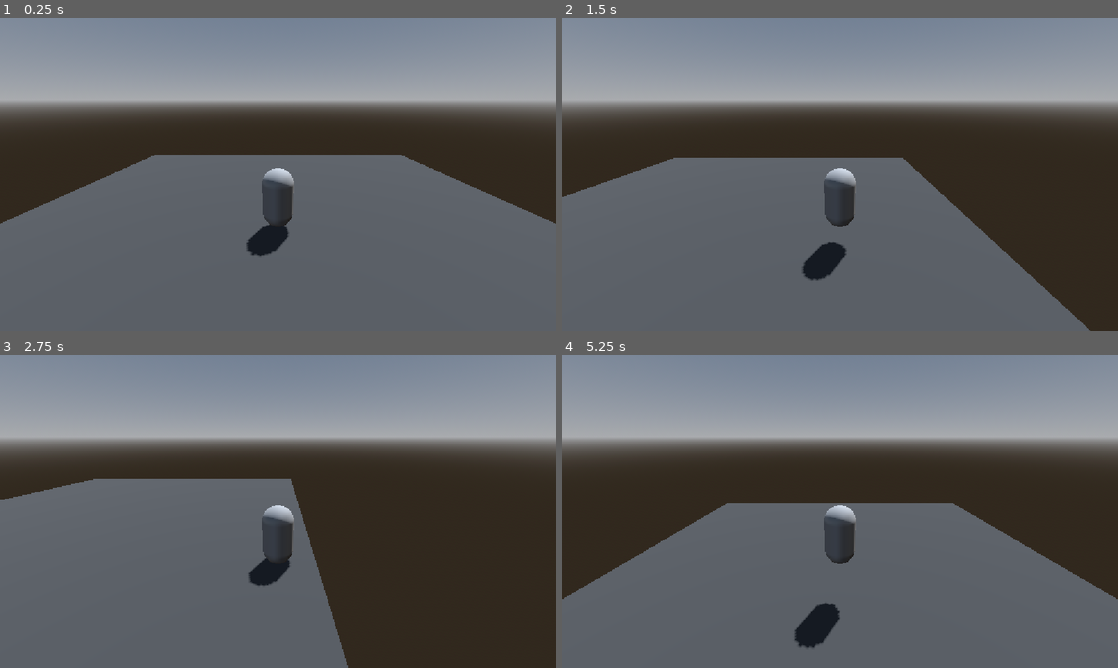
Above: before the commit, frames 1-4 (two rows, left to right).
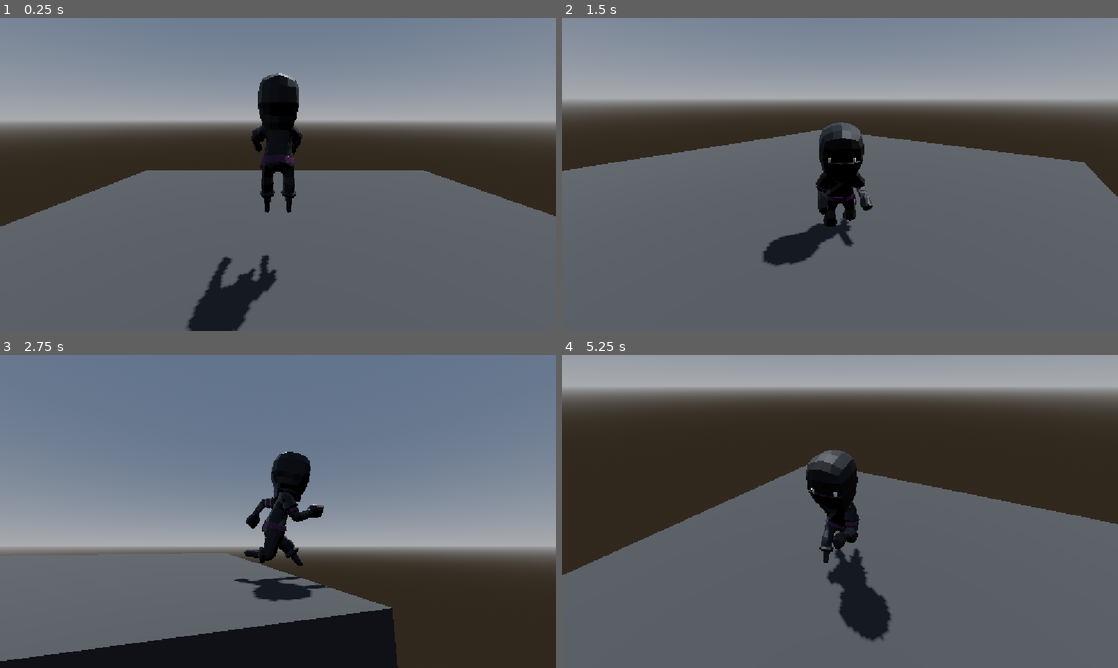
Above: after the commit, the same moments.

Repository: brunothinker/game
Game: Godot game, scene res://scenes/main.tscn
Same seed, same stepped clock (60 frames per second), same inputs: the game is played once before the commit and once after it.
Inputs (mouse positions are in pixels of both pictures, inside the frame that each line leads up to):
- Up to frame 1 (0.25 s): no input
- Up to frame 2 (1.5 s): tap Enter (ui_accept) at 0.5, 0.77 s; move the mouse to (962, 158) at 0.52 s; hold Right (ui_right) 0.53-1.28 s; move the mouse to (728, 190) at 1.27 s; hold Down (ui_down) from 1.28 s (still down)
- Up to frame 3 (2.75 s): tap Enter (ui_accept) at 1.52 s; move the mouse to (333, 442) at 2.02 s; release Down (ui_down) at 2.03 s; hold Right (ui_right) from 2.03 s (still down)
- Up to frame 4 (5.25 s): move the mouse to (812, 574) at 2.77 s; release Right (ui_right) at 2.78 s; hold Up (ui_up) 2.78-3.53 s; tap Enter (ui_accept) at 3.02, 3.77, 4.52 s; move the mouse to (1006, 558) at 3.52 s; hold Left (ui_left) 3.53-5.03 s; tap Escape (ui_cancel) at 4.15 s; move the mouse to (673, 464) at 4.27 s; move the mouse to (867, 511) at 5.02 s; hold Down (ui_down) from 5.03 s (still down)

The runs differ from the first frame. In frame 1, 18% of the frame differs, in the area x 0-100%, y 17-100%; in frame 2, 19%; in frame 3, 69%, in the area x 0-100%, y 0-100%; in frame 4, 43%.

Commit message:
feat: add animated character model, third-person camera, and gravity tuning
- Import Quaternius glTF character assets and replace capsule mesh with Ninja_Male
- Configure AnimationPlayer transitions for Idle, Run, and Jump with smooth model rotation
- Add SpringArm3D CameraPivot with horizon-locked mouse orbit and camera-relative movement
- Add GRAVITY_MULTIPLIER and adjust CollisionShape3D alignment

Diff:
--- a/scenes/main.tscn
+++ b/scenes/main.tscn
@@ -1,6 +1,7 @@
 [gd_scene format=3 uid="uid://bgxc2a5a1wasx"]
 
 [ext_resource type="Script" uid="uid://beta1agqrslpv" path="res://scripts/player.gd" id="1_o5qli"]
+[ext_resource type="PackedScene" uid="uid://c5gpwmnfj72us" path="res://assets/Ninja_Male.gltf" id="2_0wfyh"]
 
 [sub_resource type="ProceduralSkyMaterial" id="ProceduralSkyMaterial_0wfyh"]
 sky_horizon_color = Color(0.66224277, 0.6717428, 0.6867428, 1)
@@ -25,9 +26,9 @@
 [sub_resource type="BoxShape3D" id="BoxShape3D_kdyxl"]
 size = Vector3(20, 1, 20)
 
-[sub_resource type="CapsuleShape3D" id="CapsuleShape3D_kdyxl"]
-
-[sub_resource type="CapsuleMesh" id="CapsuleMesh_kdyxl"]
+[sub_resource type="CapsuleShape3D" id="CapsuleShape3D_iqtt8"]
+radius = 0.4
+height = 3.2287598
 
 [node name="Main" type="Node3D" unique_id=1134687893]
 
@@ -41,6 +42,7 @@
 [node name="Floor" type="StaticBody3D" parent="." unique_id=1773235033]
 
 [node name="MeshInstance3D" type="MeshInstance3D" parent="Floor" unique_id=1148668047]
+transform = Transform3D(1, 0, 0, 0, 1, 0, 0, 0, 1, 0.5144212, 0.0473994, 0.51002836)
 mesh = SubResource("BoxMesh_kdyxl")
 surface_material_override/0 = SubResource("StandardMaterial3D_iqtt8")
 
@@ -51,11 +53,53 @@
 transform = Transform3D(1, 0, 0, 0, 1, 0, 0, 0, 1, 0, 2, 0)
 script = ExtResource("1_o5qli")
 
-[node name="CollisionShape3D" type="CollisionShape3D" parent="Player" unique_id=2018469131]
-shape = SubResource("CapsuleShape3D_kdyxl")
+[node name="CameraPivot" type="SpringArm3D" parent="Player" unique_id=1522844879]
+transform = Transform3D(1, 0, 0, 0, 0.9659258, 0.25881904, 0, -0.25881904, 0.9659258, 0, 1.5, 0)
+spring_length = 5.0
 
-[node name="MeshInstance3D" type="MeshInstance3D" parent="Player" unique_id=1332658653]
-mesh = SubResource("CapsuleMesh_kdyxl")
+[node name="Camera3D" type="Camera3D" parent="Player/CameraPivot" unique_id=2127155435]
 
-[node name="Camera3D" type="Camera3D" parent="Player" unique_id=2127155435]
-transform = Transform3D(1, 0, 0, 0, 0.9396926, 0.34202012, 0, -0.34202012, 0.9396926, 0, 3, 6)
+[node name="CollisionShape3D" type="CollisionShape3D" parent="Player" unique_id=1293227299]
+transform = Transform3D(1, 0, 0, 0, 1, 0, 0, 0, 1, 0, 1.4940186, 0)
+shape = SubResource("CapsuleShape3D_iqtt8")
+
+[node name="Ninja_Male" parent="Player" unique_id=517481881 instance=ExtResource("2_0wfyh")]
+transform = Transform3D(-1, 0, -8.742278e-08, 0, 1, 0, 8.742278e-08, 0, -1, 0, 0, 0)
+
+[node name="Skeleton3D" parent="Player/Ninja_Male/CharacterArmature" parent_id_path=PackedInt32Array(517481881, 1836523178) index="0" unique_id=1981957053]
+bones/1/position = Vector3(0.2654247, 0.024662875, -0.04505539)
+bones/1/rotation = Quaternion(5.197531e-06, 0.70295197, 0.71123743, 5.3323706e-06)
+bones/2/position = Vector3(-0.0029855117, 0.9695294, 0.09237294)
+bones/2/rotation = Quaternion(-0.000517528, 0.0036429984, 2.4427643e-05, 0.9999932)
+bones/3/position = Vector3(-0.0014799346, -0.06677485, -0.046242252)
+bones/3/rotation = Quaternion(-0.050768822, -2.6742362e-07, -2.2758748e-08, 0.99871045)
+bones/4/rotation = Quaternion(0.07463377, 4.366621e-07, 4.6165518e-08, 0.99721104)
+bones/5/rotation = Quaternion(0.08271854, -8.3270425e-07, 1.7229468e-08, 0.996573)
+bones/6/rotation = Quaternion(-0.031992286, 2.4094792e-05, 0.00013921199, 0.9994882)
+bones/7/rotation = Quaternion(-0.11539915, 0.00014948843, 5.673123e-06, 0.9933193)
+bones/8/position = Vector3(0.1261028, 0.1413391, 0.013457697)
+bones/9/rotation = Quaternion(0.50272125, 0.40109104, 0.60615665, -0.46794403)
+bones/10/rotation = Quaternion(-0.19371852, -0.074228995, -0.29744986, 0.9319265)
+bones/11/rotation = Quaternion(0.009362075, 0.17389041, -0.013174594, 0.98463243)
+bones/12/position = Vector3(-0.12482614, 0.14133917, 0.013457811)
+bones/13/rotation = Quaternion(-0.5361396, 0.41733503, 0.6009514, 0.42100275)
+bones/14/rotation = Quaternion(-0.19676882, -0.036595047, 0.056219038, 0.9781525)
+bones/15/rotation = Quaternion(0.012537907, -0.018195182, 0.0065430785, 0.99973446)
+bones/16/position = Vector3(0.25302902, -0.016702099, -0.055923745)
+bones/16/rotation = Quaternion(0.9916746, 0.01217649, 0.005774641, 0.12806205)
+bones/16/scale = Vector3(0.9999983, 0.9999973, 0.9999504)
+bones/17/rotation = Quaternion(0.30792448, 0.00332023, 0.009252352, 0.9513601)
+bones/17/scale = Vector3(1.0000007, 1.0000116, 1.00001)
+bones/18/position = Vector3(-0.2547122, -0.016702069, -0.055924114)
+bones/18/rotation = Quaternion(0.992038, -0.0071739154, 0.0019519727, 0.12571923)
+bones/18/scale = Vector3(0.99999785, 0.9999974, 0.99995095)
+bones/19/rotation = Quaternion(0.30737868, -0.0033148795, -0.009254258, 0.9515365)
+bones/19/scale = Vector3(1.0000007, 1.0000113, 1.00001)
+bones/20/position = Vector3(0.26199377, 0.10974836, 1.8516366)
+bones/20/rotation = Quaternion(-3.5526934e-15, 1.1920937e-07, -8.470344e-22, 1)
+bones/21/position = Vector3(-0.26280168, 0.024662875, -0.045055628)
+bones/21/rotation = Quaternion(-5.6491463e-06, 0.7029519, 0.71123743, -4.997177e-06)
+bones/22/position = Vector3(-0.25937378, 0.10974836, 1.8516364)
+bones/22/rotation = Quaternion(-3.552734e-15, -5.9604645e-07, 3.3881257e-21, 1)
+
+[editable path="Player/Ninja_Male"]
--- a/scripts/player.gd
+++ b/scripts/player.gd
@@ -1,23 +1,58 @@
 extends CharacterBody3D
 
 const SPEED = 6.0
-const JUMP_VELOCITY = 5.5
+const JUMP_VELOCITY = 7.5
+const GRAVITY_MULTIPLIER = 2.2
+const ROTATION_SPEED = 10.0
+const MOUSE_SENSITIVITY = 0.003
+
+@onready var anim_player: AnimationPlayer = $Ninja_Male/AnimationPlayer
+@onready var model: Node3D = $Ninja_Male
+@onready var camera_pivot: SpringArm3D = $CameraPivot
+
+func _ready() -> void:
+	Input.mouse_mode = Input.MOUSE_MODE_CAPTURED
+
+func _unhandled_input(event: InputEvent) -> void:
+	if event.is_action_pressed("ui_cancel"):
+		if Input.mouse_mode == Input.MOUSE_MODE_CAPTURED:
+			Input.mouse_mode = Input.MOUSE_MODE_VISIBLE
+		else:
+			Input.mouse_mode = Input.MOUSE_MODE_CAPTURED
+
+	if event is InputEventMouseMotion and Input.mouse_mode == Input.MOUSE_MODE_CAPTURED:
+		camera_pivot.rotate(Vector3.UP, -event.relative.x * MOUSE_SENSITIVITY)
+		camera_pivot.rotate_object_local(Vector3.RIGHT, -event.relative.y * MOUSE_SENSITIVITY)
+		camera_pivot.rotation.x = clamp(camera_pivot.rotation.x, deg_to_rad(-65), deg_to_rad(35))
+		camera_pivot.rotation.z = 0.0
 
 func _physics_process(delta: float) -> void:
 	if not is_on_floor():
-		velocity += get_gravity() * delta
+		velocity += get_gravity() * GRAVITY_MULTIPLIER * delta
 
 	if Input.is_action_just_pressed("ui_accept") and is_on_floor():
 		velocity.y = JUMP_VELOCITY
 
 	var input_dir := Input.get_vector("ui_left", "ui_right", "ui_up", "ui_down")
-	var direction := (transform.basis * Vector3(input_dir.x, 0, input_dir.y)).normalized()
+	var cam_basis := Basis(Vector3.UP, camera_pivot.rotation.y)
+	var direction := (cam_basis * Vector3(input_dir.x, 0, input_dir.y)).normalized()
 
 	if direction:
 		velocity.x = direction.x * SPEED
 		velocity.z = direction.z * SPEED
+		var target_angle := atan2(direction.x, direction.z)
+		model.rotation.y = lerp_angle(model.rotation.y, target_angle, ROTATION_SPEED * delta)
 	else:
 		velocity.x = move_toward(velocity.x, 0, SPEED)
 		velocity.z = move_toward(velocity.z, 0, SPEED)
 
 	move_and_slide()
+	_update_animation()
+
+func _update_animation() -> void:
+	if not is_on_floor():
+		anim_player.play("Jump")
+	elif velocity.length() > 0.1:
+		anim_player.play("Run")
+	else:
+		anim_player.play("Idle")
Not shown, added: assets/Elf.gltf
Not shown, added: assets/Elf.gltf.import
Not shown, added: assets/Goblin_Female.gltf
Not shown, added: assets/Goblin_Female.gltf.import
Not shown, added: assets/Goblin_Male.gltf
Not shown, added: assets/Goblin_Male.gltf.import
Not shown, added: assets/Knight_Golden_Female.gltf
Not shown, added: assets/Knight_Golden_Female.gltf.import
Not shown, added: assets/Knight_Golden_Male.gltf
Not shown, added: assets/Knight_Golden_Male.gltf.import
Not shown, added: assets/Knight_Male.gltf
Not shown, added: assets/Knight_Male.gltf.import
(and 26 more such lines)
